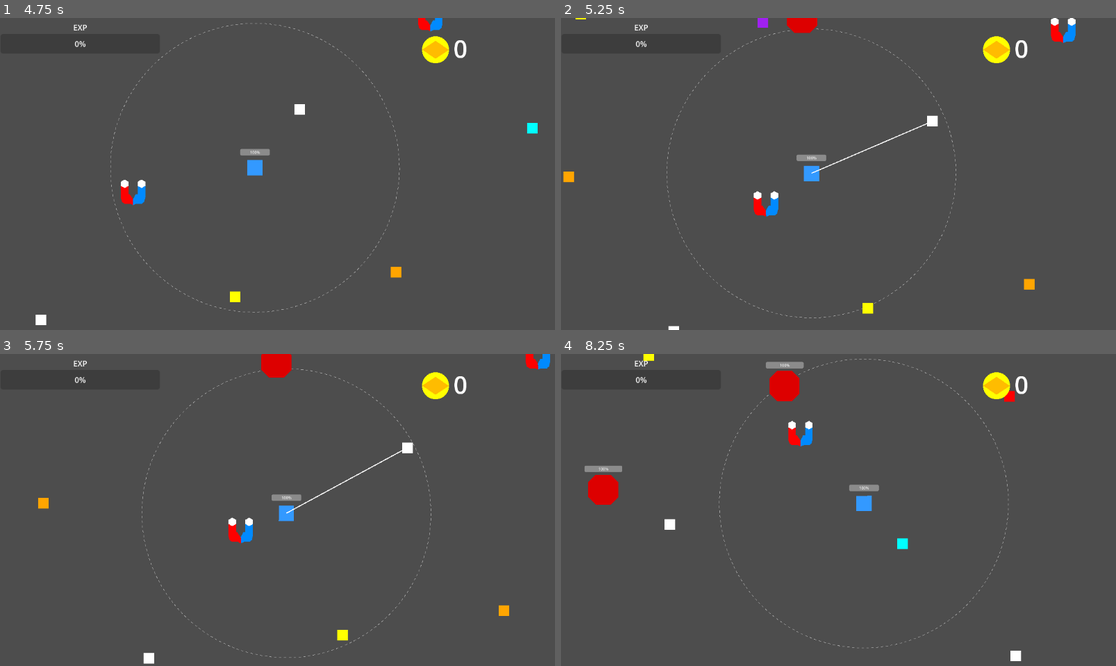
Above: before the commit, frames 1-4 (two rows, left to right).
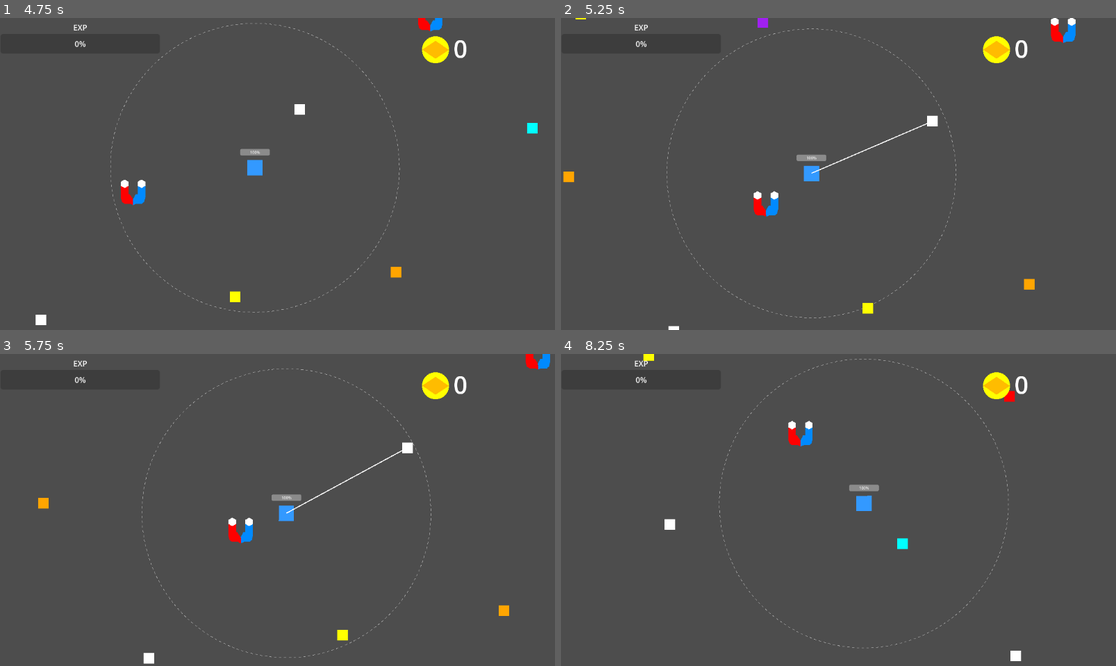
Above: after the commit, the same moments.

Repository: MusTea200/AFKMonsters
Game: Godot game, scene res://Arena.tscn
Two runs of this game, one before a commit and one after it. Both use one fixed random seed, a clock stepped at 60 frames per second and the inputs below.
Inputs (mouse positions are in pixels of both pictures, inside the frame that each line leads up to):
- Up to frame 1 (4.75 s): tap Enter at 0.5 s; move the mouse to (399, 158) at 0.52 s; hold Right (ui_right) 0.53-1.28 s; click (399, 158) at 0.67 s; tap Space at 0.77, 1.52, 3.02, 3.77, 4.52 s; move the mouse to (166, 189) at 1.27 s; hold Down (ui_down) 1.28-2.03 s; move the mouse to (333, 105) at 2.02 s; hold Right (ui_right) 2.03-2.78 s; move the mouse to (249, 236) at 2.77 s; hold Up (ui_up) 2.78-3.53 s; click (249, 236) at 2.92 s; move the mouse to (444, 220) at 3.52 s; hold Left (ui_left) from 3.53 s (still down); move the mouse to (111, 127) at 4.27 s
- Up to frame 2 (5.25 s): move the mouse to (866, 174) at 5.02 s; release Left (ui_left) at 5.03 s; hold Down (ui_down) from 5.03 s (still down); click (866, 174) at 5.17 s
- Up to frame 3 (5.75 s): keep holding Down (ui_down)
- Up to frame 4 (8.25 s): move the mouse to (755, 432) at 5.77 s; release Down (ui_down) at 5.78 s; hold Right (ui_right) 5.78-6.53 s; tap Space at 6.02, 6.77, 7.52 s; move the mouse to (960, 494) at 6.52 s; hold Up (ui_up) 6.53-7.28 s; move the mouse to (727, 525) at 7.27 s; hold Right (ui_right) 7.28-8.03 s; click (727, 525) at 7.42 s; move the mouse to (894, 441) at 8.02 s; hold Down (ui_down) from 8.03 s (still down)

Frame 1 is identical in both runs. In frame 2, 0.2% of the frame differs, in the area x 40-47%, y 0-5%; in frame 3, 0.4%; in frame 4, 1.2%, in the area x 4-44%, y 2-49%.
Error after the commit: Parse Error: Used tab character for indentation instead of space as used before in the file. (res://Enemy.gd:69)

Commit message:
feat: Taktiksel düşman çeşitliliği ve borsa mekaniği
Co-authored-by: MusTea200 <172600404+MusTea200@users.noreply.github.com>

Diff:
--- a/godot_project/Arena.gd
+++ b/godot_project/Arena.gd
@@ -15,6 +15,17 @@
 var pause_menu: Control
 var stats_label # Türü serbest bıraktık (Label veya RichTextLabel olabilir)
 var balance_label: Label
+
+var kill_counts: Dictionary = {
+	0: 0, # NORMAL
+	1: 0, # SNIPER
+	2: 0  # TANK
+}
+var market_values: Dictionary = {
+	0: 1.0, # NORMAL
+	1: 1.0, # SNIPER
+	2: 1.0  # TANK
+}
 
 func _ready() -> void:
 	process_mode = Node.PROCESS_MODE_ALWAYS # Arena zaman dursa da çalışsın (ESC için)
@@ -89,9 +100,20 @@
 	spawn_timer = Timer.new()
 	spawn_timer.wait_time = enemy_spawn_rate
 	spawn_timer.autostart = true
-	spawn_timer.process_mode = Node.PROCESS_MODE_PAUSABLE # Timer oyun durunca dursun!
+	spawn_timer.process_mode = Node.PROCESS_MODE_PAUSABLE
 	spawn_timer.timeout.connect(_on_spawn_timer_timeout)
 	add_child(spawn_timer)
+
+	var market_timer = Timer.new()
+	market_timer.wait_time = 10.0
+	market_timer.autostart = true
+	market_timer.process_mode = Node.PROCESS_MODE_PAUSABLE
+	market_timer.timeout.connect(_evaluate_market)
+	add_child(market_timer)
+
+func _on_enemy_killed(enemy_type: int) -> void:
+	if kill_counts.has(enemy_type):
+		kill_counts[enemy_type] += 1
 
 func _on_spawn_timer_timeout() -> void:
 	if not is_instance_valid(player_node) or get_tree().paused:
@@ -101,6 +123,22 @@
 
 	var enemy_instance = enemy_scene.instantiate()
 	enemy_instance.global_position = spawn_pos
+
+	# Random type assignment (0=NORMAL, 1=SNIPER, 2=TANK)
+	var type = randi() % 3
+	enemy_instance.enemy_type = type
+	enemy_instance.market_multiplier = market_values[type]
+
+	# Attempt to set visual cue (Turquoise for SNIPER, Dark Red for TANK)
+	var poly = enemy_instance.find_child("Polygon2D", true, false)
+	if poly:
+		if type == 1:
+			poly.color = Color(0, 1, 1) # Turquoise
+		elif type == 2:
+			poly.color = Color(0.5, 0, 0) # Dark Red
+
+	enemy_instance.enemy_killed.connect(_on_enemy_killed)
+
 	add_child(enemy_instance)
 
 func _cull_distant_objects() -> void:
@@ -144,3 +182,28 @@
 func update_balance_ui() -> void:
 	if is_instance_valid(player_node) and is_instance_valid(balance_label):
 		balance_label.text = str(int(player_node.get_node("EconomyComponent").gold))
+
+func _evaluate_market() -> void:
+	var max_kills = -1
+	var min_kills = 999999
+	var max_type = -1
+	var min_type = -1
+
+	for type in kill_counts.keys():
+		var count = kill_counts[type]
+		if count > max_kills:
+			max_kills = count
+			max_type = type
+		if count < min_kills:
+			min_kills = count
+			min_type = type
+
+	if max_type != -1 and min_type != -1 and max_type != min_type:
+		# Over-farmed logic: decrease by 10%
+		market_values[max_type] = max(0.1, market_values[max_type] - 0.1)
+		# Under-farmed logic: increase by 10%
+		market_values[min_type] = min(3.0, market_values[min_type] + 0.1)
+
+	# Reset tracking
+	for type in kill_counts.keys():
+		kill_counts[type] = 0
--- a/godot_project/Enemy.gd
+++ b/godot_project/Enemy.gd
@@ -1,5 +1,58 @@
 extends Area2D
 class_name Enemy
+
+
+enum EnemyType { NORMAL, SNIPER, TANK, MINI_BUG }
+enum State { CHASE, ATTACK }
+
+@export var enemy_type: EnemyType = EnemyType.NORMAL
+var state: State = State.CHASE
+var attack_timer: float = 0.0
+var has_enraged: bool = false
+var market_multiplier: float = 1.0
+
+signal enemy_killed(type)
+
+class EnemyBullet extends Area2D:
+    var direction: Vector2 = Vector2.ZERO
+    var speed: float = 600.0
+    var damage: float = 30.0
+    var _traveled_distance: float = 0.0
+
+    func _ready():
+        var collision_shape = CollisionShape2D.new()
+        var circle = CircleShape2D.new()
+        circle.radius = 10.0
+        collision_shape.shape = circle
+        add_child(collision_shape)
+
+        var polygon = Polygon2D.new()
+        polygon.color = Color(0, 1, 1) # Cyan
+        var points = PackedVector2Array()
+        for i in range(8):
+            var angle = i * PI / 4.0
+            points.append(Vector2(cos(angle), sin(angle)) * 10.0)
+        polygon.polygon = points
+        add_child(polygon)
+
+        area_entered.connect(_on_area_entered)
+        body_entered.connect(_on_body_entered)
+
+    func _process(delta: float):
+        var move_vec = direction * speed * delta
+        global_position += move_vec
+        _traveled_distance += move_vec.length()
+        if _traveled_distance >= 2000.0:
+            queue_free()
+
+    func _on_area_entered(area: Area2D) -> void:
+        # Avoid hitting other enemies
+        pass
+
+    func _on_body_entered(body: Node2D) -> void:
+        if body is Player:
+            body.take_damage(damage)
+            queue_free()
 
 @export var move_speed: float = 150.0
 @export var base_mass: float = 1.0
@@ -33,8 +86,28 @@
 
 func _process(delta: float) -> void:
 	if is_instance_valid(player_node):
+		var dist = global_position.distance_to(player_node.global_position)
 		var dir = global_position.direction_to(player_node.global_position)
-		global_position += dir * move_speed * delta
+
+		if enemy_type == EnemyType.SNIPER:
+			if dist <= 800.0:
+				state = State.ATTACK
+			else:
+				state = State.CHASE
+
+			if state == State.ATTACK:
+				attack_timer += delta
+				if attack_timer > 2.0:
+					attack_timer = 0.0
+					var bullet = EnemyBullet.new()
+					bullet.direction = dir
+					bullet.global_position = global_position
+					# Add as top-level so it doesn't move with enemy
+					get_tree().current_scene.add_child(bullet)
+			elif state == State.CHASE:
+				global_position += dir * move_speed * delta
+		else:
+			global_position += dir * move_speed * delta
 
 func _on_body_entered(body: Node2D) -> void:
 	if body is Player:
@@ -71,6 +144,10 @@
 	if is_instance_valid(progress_bar):
 		progress_bar.value = current_health
 
+	if enemy_type == EnemyType.TANK and current_health / max_health < 0.2 and not has_enraged:
+		move_speed *= 2.0
+		has_enraged = true
+
 	if current_health <= 0:
 		_die()
 
@@ -95,9 +172,26 @@
 	tween.tween_callback(label.queue_free)
 
 func _die() -> void:
+	enemy_killed.emit(enemy_type)
+
+	if enemy_type == EnemyType.TANK:
+		var scene_path = "res://Enemy.tscn"
+		if ResourceLoader.exists(scene_path):
+			var packed_scene = load(scene_path)
+			for i in range(3):
+				var mini = packed_scene.instantiate()
+				mini.enemy_type = EnemyType.MINI_BUG
+				mini.move_speed = 300.0
+				mini.max_health = 20.0
+				mini.damage_amount = 5.0
+				# Scatter them slightly
+				var offset = Vector2(cos(i * 2.0 * PI / 3.0), sin(i * 2.0 * PI / 3.0)) * 50.0
+				mini.global_position = global_position + offset
+				get_tree().current_scene.call_deferred("add_child", mini)
+
 	# Direct EXP
 	if is_instance_valid(player_node):
-		player_node.add_exp(35.0) # Base exp
+		player_node.add_exp(35.0 * market_multiplier) # Base exp with market
 
 	_spawn_coin()
 	queue_free()
@@ -108,8 +202,8 @@
 		coin.global_position = global_position
 		# Randomize value maybe
 		if randf() < 0.2:
-			coin.value = 5.0
+			coin.value = 5.0 * market_multiplier
 			coin.modulate = Color.GOLD
 		else:
-			coin.value = 1.0
+			coin.value = 1.0 * market_multiplier
 		get_tree().current_scene.call_deferred("add_child", coin)
